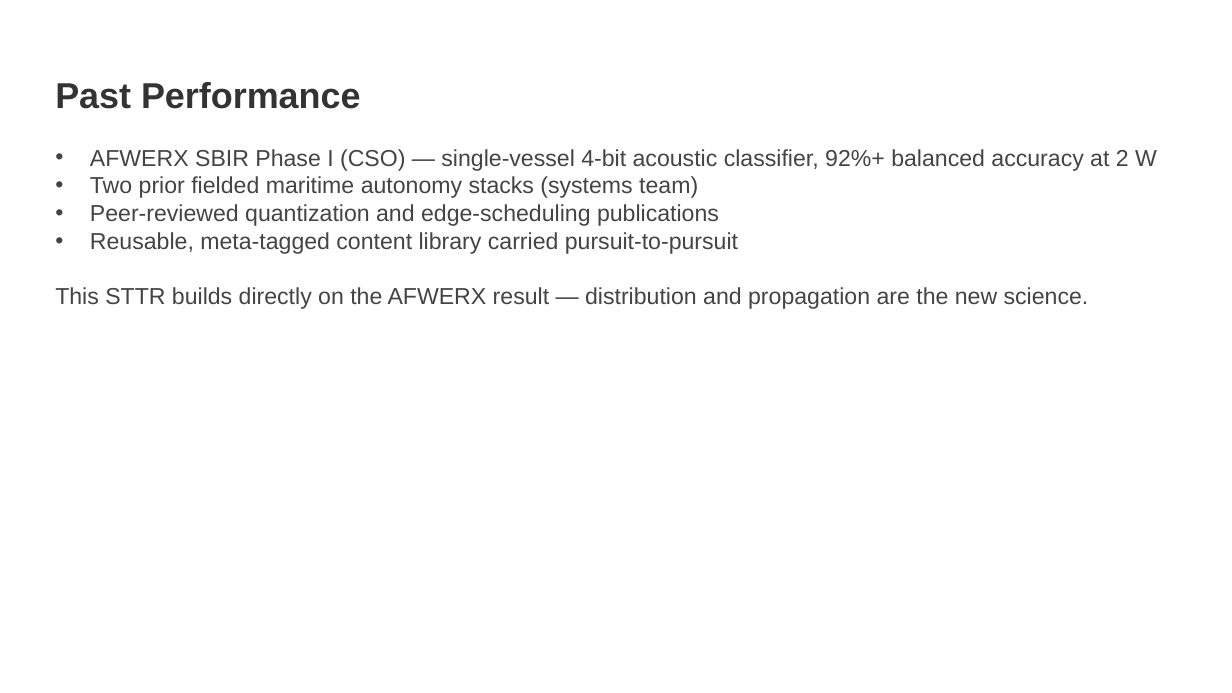
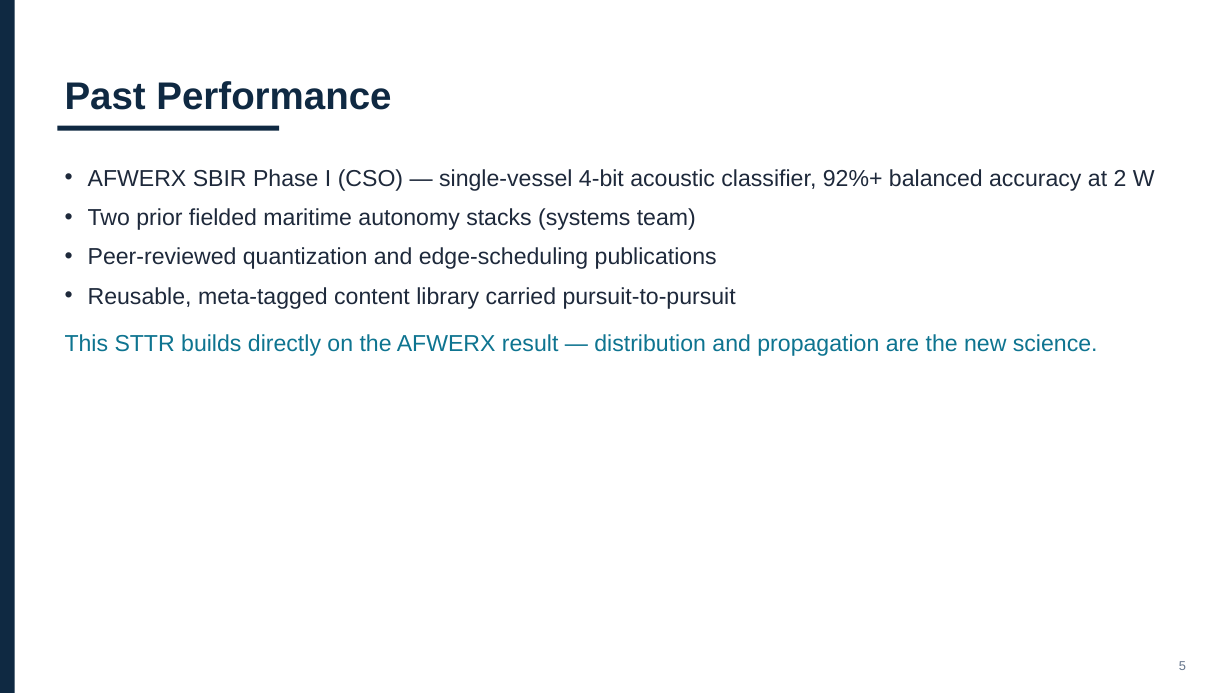
Before and after one commit to ubi-wagner/govwin, a slide deck: slide 5 of docs/sample-proposal-navy-sttr/Aerivio_Navy_STTR_Company_Overview.pptx. Drawn at 1232x693 pixels with LibreOffice and Linux fonts; fonts in the diff are those of the drawing. Boxes give left, top, right and bottom in pixels: in the first picture for what was removed or moved away, otherwise in the second. Text is boxed around its words. In the diff, an @@ line names an element or a change of style, - is before the commit and + after.

```diff
--- a/docs/sample-proposal-navy-sttr/Aerivio_Navy_STTR_Company_Overview.pptx
+++ b/docs/sample-proposal-navy-sttr/Aerivio_Navy_STTR_Company_Overview.pptx
@@ rectangle added at <box>0,0,15,693</box>, fill #0F2942 @@
@@ text "Past Performance": place and size @@
-text "Past Performance" at <box>55,82,361,109</box>
+text "Past Performance" at <box>65,81,391,110</box>
@@ text "Past Performance" at <box>65,81,391,110</box>: size 28 to 30 pt, text colour #333333 to #0F2942 @@
@@ rectangle added at <box>57,126,279,131</box>, fill #0F2942 @@
@@ text "AFWERX SBIR Phase I (CSO) ...": place and size @@
-text "AFWERX SBIR Phase I (CSO) ..." at <box>90,149,1157,254</box>
+text "AFWERX SBIR Phase I (CSO) ..." at <box>88,169,1155,309</box>
@@ text "AFWERX SBIR Phase I (CSO) ..." at <box>88,169,1155,309</box>: text colour #444444 to #1E293B; indent changed; line spacing 1 to 1.05; more space between paragraphs @@
@@ text "This STTR builds directly on ...": place and size @@
-text "This STTR builds directly on ..." at <box>55,287,1089,309</box>
+text "This STTR builds directly on ..." at <box>65,334,1098,356</box>
@@ text "This STTR builds directly on ..." at <box>65,334,1098,356</box>: text colour #444444 to #0E7490 @@
@@ text added at <box>1179,661,1186,670</box>, 10 pt, text #64748B @@
+5
```
Also in this commit, not shown: 9 other slides changed, 25 other files.
